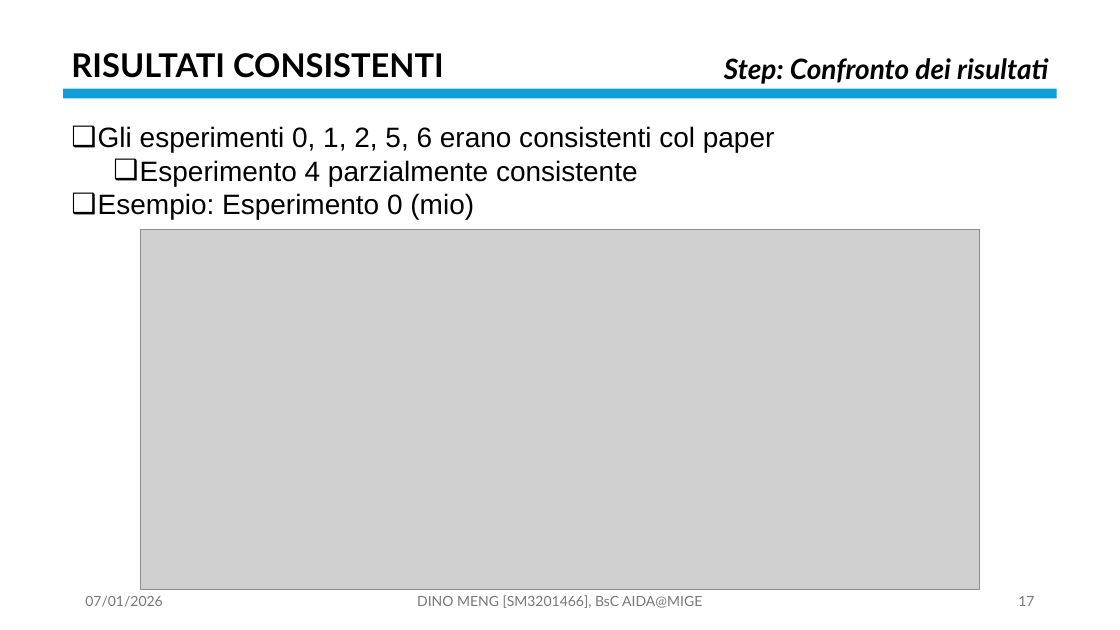
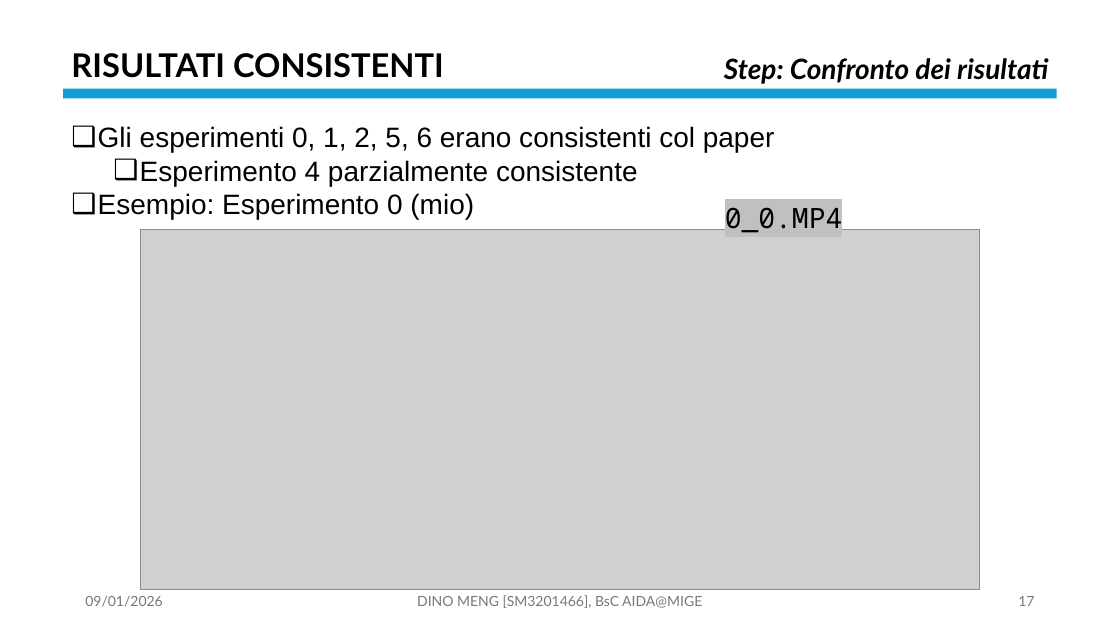
Before and after one commit to OdinMeng/AIDA-UNIVERSITY-NOTES-2025-2026, a slide deck: slide 17 of Complex Systems/project/PresentationPROJECTSM3201466.pptx. Drawn at 1120x630 pixels with LibreOffice and Linux fonts; fonts in the diff are those of the drawing; grey boxes stand for pictures. Boxes give left, top, right and bottom in pixels: in the first picture for what was removed or moved away, otherwise in the second. Text is boxed around its words. In the diff, an @@ line names an element or a change of style, - is before the commit and + after.

```diff
--- a/Complex Systems/project/PresentationPROJECTSM3201466.pptx
+++ b/Complex Systems/project/PresentationPROJECTSM3201466.pptx
@@ text added at <box>725,202,843,233</box>, 24 pt, text #000000 @@
+0_0.MP4
@@ text at <box>85,596,162,607</box>: text changed @@
-07/01/2026
+09/01/2026
```
Also in this commit, not shown: 37 other slides changed, 7 slides added, 11 other files.
